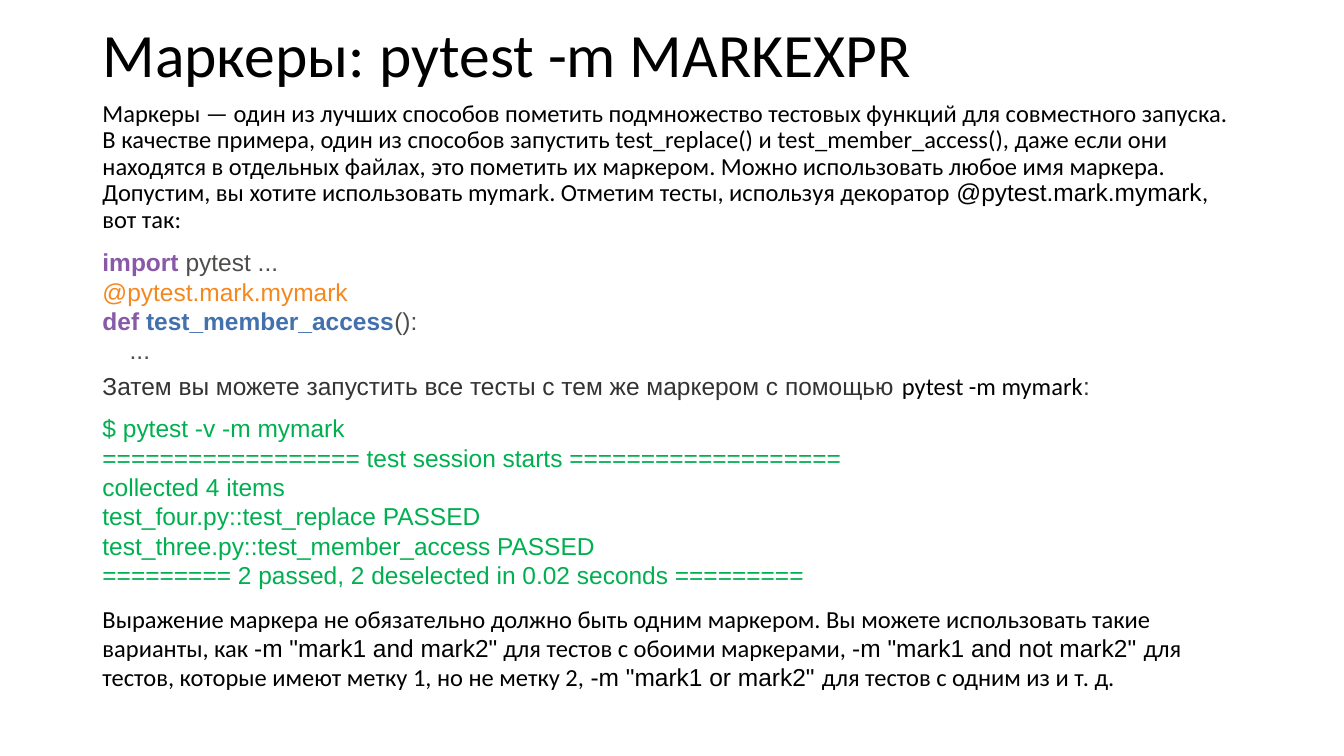
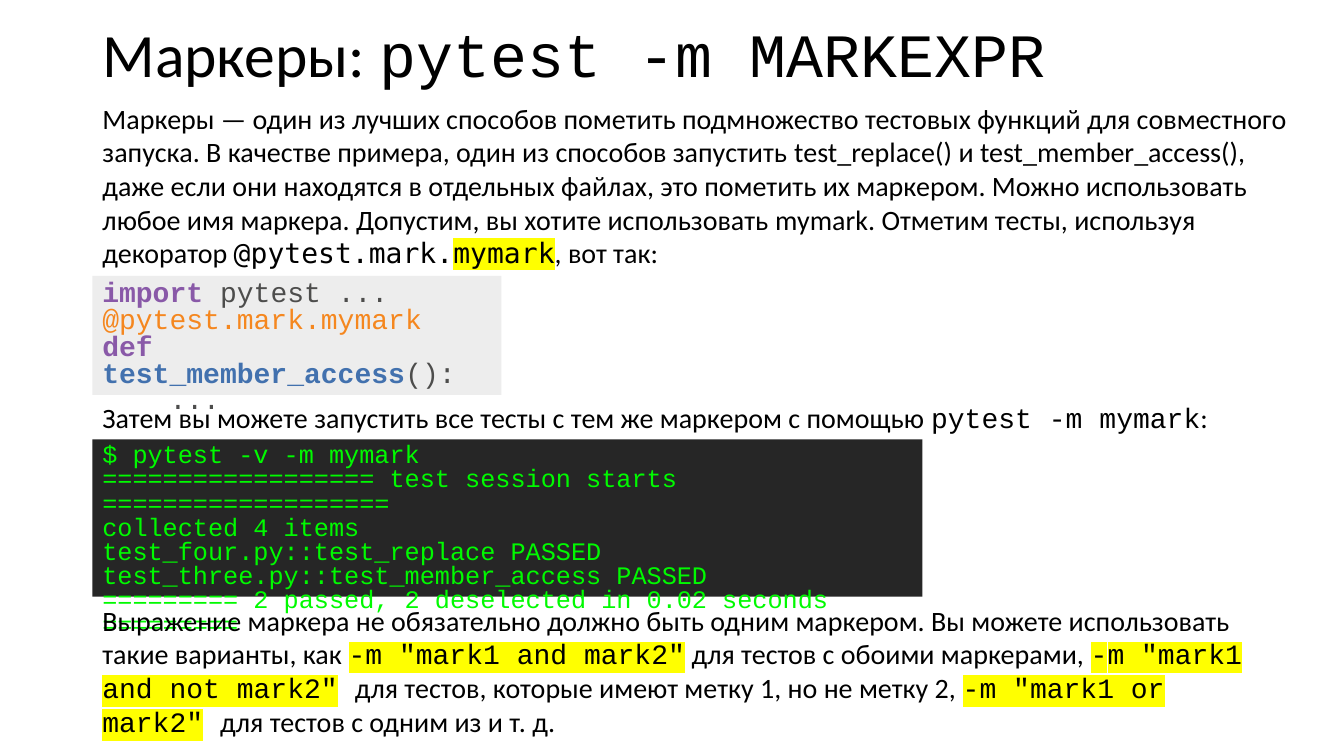
Before and after one commit to xtrueman/prog_instruments, a slide deck: slide 31 of presentations/UnitTests.pptx (slide 32 before the commit). Drawn at 1344x756 pixels with LibreOffice and Linux fonts; fonts in the diff are those of the drawing. Boxes give left, top, right and bottom in pixels: in the first picture for what was removed or moved away, otherwise in the second. Text is boxed around its words. In the diff, an @@ line names an element or a change of style, - is before the commit and + after.

```diff
--- a/presentations/UnitTests.pptx
+++ b/presentations/UnitTests.pptx
@@ title "Маркеры: pytest -m MARKEXPR" at [102,36,1045,90]: font Calibri to Courier New in "pytest -m MARKEXPR" @@
@@ text "Маркеры — один из лучших ..." at [102,110,1287,270]: size 17.5 to 20 pt; font Arial to DejaVu Sans Mono, highlight none to #FFFF00 in "@pytest.mark.mymark,"; line spacing 0.9 to 1; more space between paragraphs @@
@@ text at [102,253,1182,690]: paragraphs removed @@
-import pytest ...
-@pytest.mark.mymark
-def test_member_access():
-...
-Затем вы можете запустить все тесты с тем же маркером с помощью pytest -m mymark:
-$ pytest -v -m mymark
-================== test session starts ===================
-collected 4 items
-test_four.py::test_replace PASSED
-test_three.py::test_member_access PASSED
-========= 2 passed, 2 deselected in 0.02 seconds =========
-Выражение маркера не обязательно должно быть одним маркером. Вы можете использовать такие варианты, как -m "mark1 and mark2" для тестов с обоими маркерами, -m "mark1 and not mark2" для тестов, которые имеют метку 1, но не метку 2, -m "mark1 or mark2" для тестов с одним из и т. д.
@@ rectangle added at [93,276,502,395], fill #EDEDED, 20 pt, text #F5871F @@
+import pytest ...
+@pytest.mark.mymark
+def test_member_access():
+...
@@ text added at [102,405,1207,434], 20 pt, text #000000 @@
+Затем вы можете запустить все тесты с тем же маркером с помощью pytest -m mymark:
@@ rectangle added at [93,440,923,597], fill #262626, 18 pt, text #00FA00 @@
+$ pytest -v -m mymark
+================== test session starts ===================
+collected 4 items
+test_four.py::test_replace PASSED
+test_three.py::test_member_access PASSED
+========= 2 passed, 2 deselected in 0.02 seconds =========
@@ text added at [102,608,1242,737], 20 pt, text #000000 @@
+Выражение маркера не обязательно должно быть одним маркером. Вы можете использовать такие варианты, как -m "mark1 and mark2" для тестов с обоими маркерами, -m "mark1 and not mark2" для тестов, которые имеют метку 1, но не метку 2, -m "mark1 or mark2" для тестов с одним из и т. д.
```
Also in this commit, not shown: 87 other slides changed, 1 slide added, 2 slides removed.
